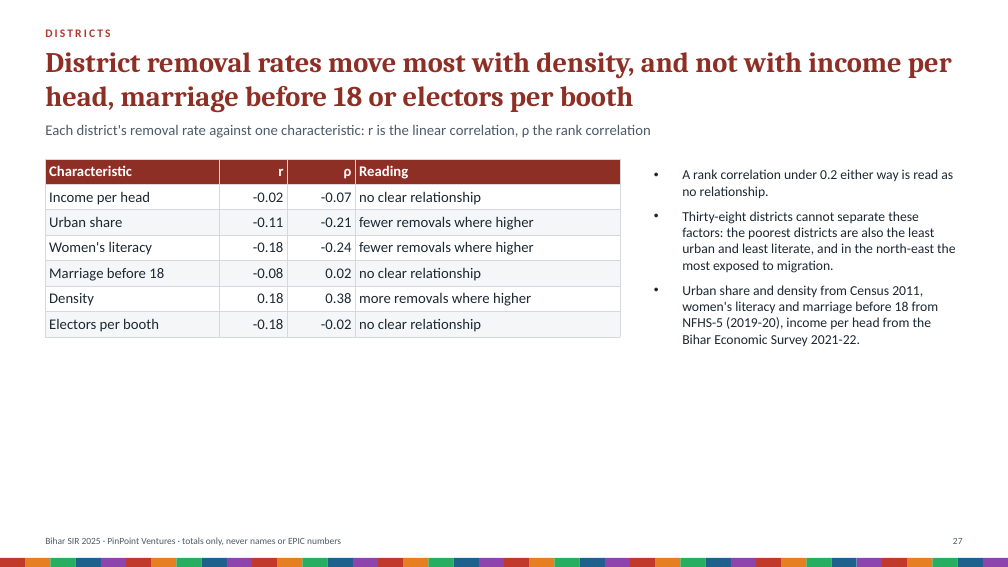
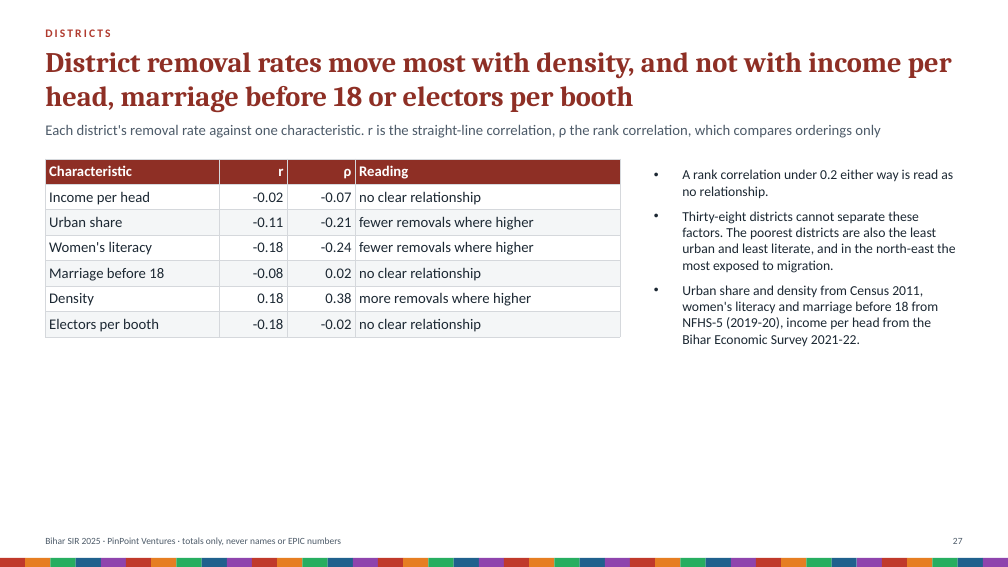
Before and after one commit to Varnasr/INDIA-DATA, a slide deck: slide 27 of reports/bihar-sir-2025-deck.pptx. Drawn at 1008x567 pixels with LibreOffice and Linux fonts; fonts in the diff are those of the drawing. Boxes give left, top, right and bottom in pixels: in the first picture for what was removed or moved away, otherwise in the second. Text is boxed around its words. In the diff, an @@ line names an element or a change of style, - is before the commit and + after.

```diff
--- a/reports/bihar-sir-2025-deck.pptx
+++ b/reports/bihar-sir-2025-deck.pptx
@@ text at (x1=45, y1=125, x2=881, y2=138): text changed @@
-Each district's removal rate against one characteristic: r is the linear correlation, ρ the rank correlation
+Each district's removal rate against one characteristic. r is the straight-line correlation, ρ the rank correlation, which compares orderings only
@@ text at (x1=682, y1=211, x2=955, y2=273): text changed @@
-• Thirty-eight districts cannot separate these factors: the poorest districts are also the least urban and least literate, and in the north-east the most exposed to migration.
+• Thirty-eight districts cannot separate these factors. The poorest districts are also the least urban and least literate, and in the north-east the most exposed to migration.
```
Also in this commit, not shown: 19 other slides changed, 8 other files.
